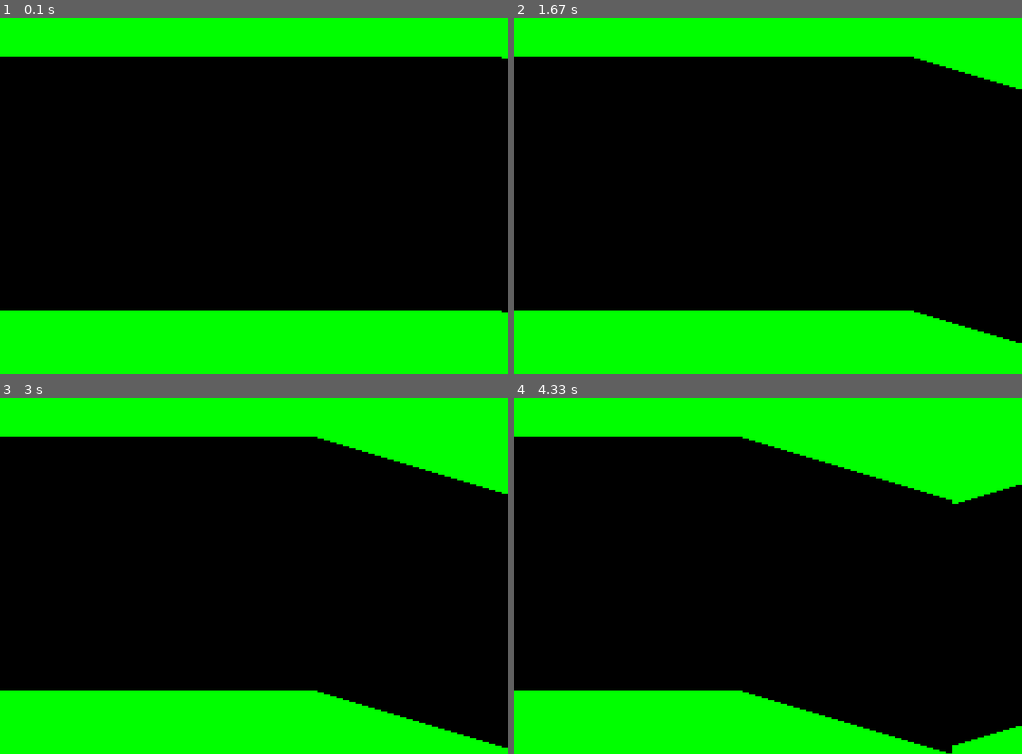
Above: before the commit, frames 1-4 (two rows, left to right).
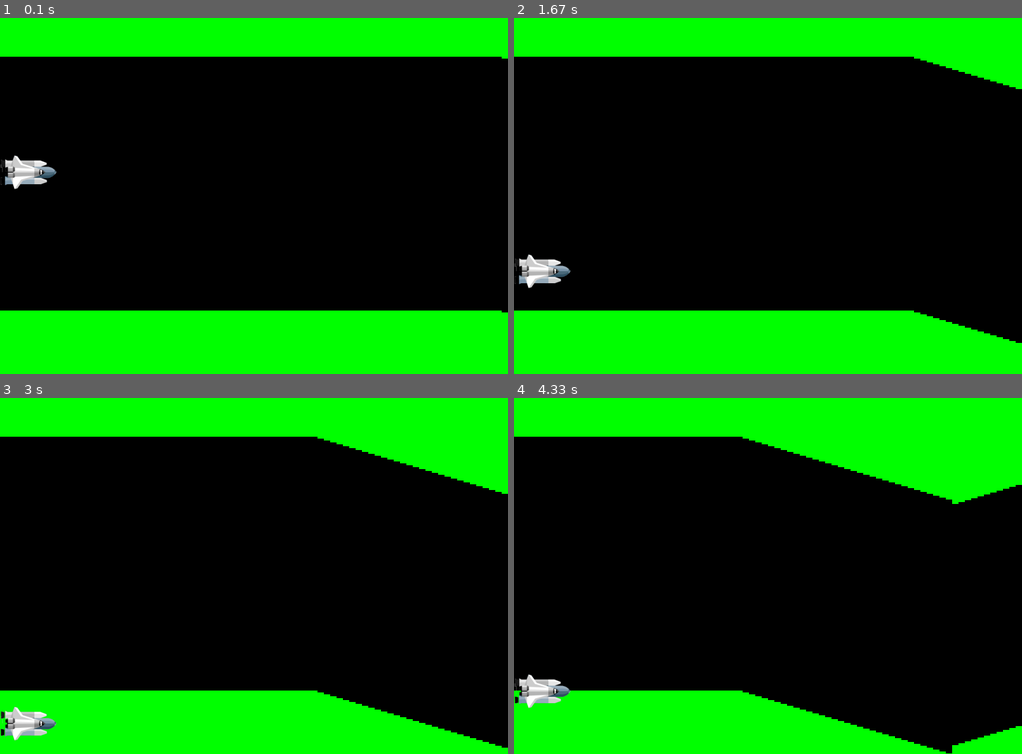
Above: after the commit, the same moments.

Repository: pipipik/py_game_01
Game: pygame game, started from game/cave.py
Two runs of this game, one before a commit and one after it. Both use one fixed random seed, a clock stepped at 60 frames per second and the inputs below.
Inputs:
- Up to frame 1 (0.1 s): no input
- Up to frame 2 (1.67 s): tap Space at 0.33, 0.73, 1.23, 1.57 s
- Up to frame 3 (3 s): tap Space at 2.07, 2.37, 2.63, 2.97 s
- Up to frame 4 (4.33 s): tap Space at 3.4, 3.8, 4.1 s

The runs differ from the first frame. In frame 1, 0.6% of the frame differs, in the area x 0-12%, y 38-49%; in frame 2, 0.6%; in frame 3, 0.7%, in the area x 0-12%, y 86-97%; in frame 4, 0.6%.

Commit message:
draw_ship

Diff:
--- a/game/cave.py
+++ b/game/cave.py
@@ -2,9 +2,10 @@
 import sys
 from random import randint
 import pygame
-from pygame.locals import QUIT, Rect
+from pygame.locals import QUIT, Rect, KEYDOWN, K_SPACE
 
 pygame.init() # pygameモジュールを初期化
+pygame.key.set_repeat(5, 5) # キーを押し続けた時に連続してKEYDOWNイベントを生成する
 SURFACE = pygame.display.set_mode((800, 600)) #サイズを指定してウィンドウを作成
 FPSCLOCK = pygame.time.Clock() # クロックオブジェクトを作成
 
@@ -13,15 +14,28 @@
   walls = 80 # 矩形の数
   holes = [] # 矩形を格納する配列を初期化
   slope = randint(1, 6) # 傾きを指定(randint: 0～6の範囲の整数値をランダムに取得)
+  ship_y = 250 # 自機のY座標
+  velocity = 0 # 自機が上下に移動する際の速度
+  ship_image = pygame.image.load("ship.png") # 自機_image
+  bang_image = pygame.image.load("bang.png") # gameover_image
   for xpos in range(walls): # x座標を10ずつずらしながら80個の矩形を作成
     holes.append(Rect(xpos * 10, 100, 10, 400)) # (x, y, width, height)
 
   while True:
+    is_space_down = False # ループを開始する都度、Falseで初期化
     for event in pygame.event.get(): # イベントキューからイベントを取得
       # 終了イベントを検出した時にプログラムを終了する
       if event.type == QUIT: # イベントがQUITの時
         pygame.quit() # pygameの初期化を解除
         sys.exit() # プログラム終了
+      elif event.type == KEYDOWN: # キー押下
+        if event.key == K_SPACE: # SPACEキー押下
+          is_space_down = True # flag_on
+
+    # 自機を移動
+    # SPACEキー押下状態に応じて速度を-3(上昇)、+3(落下)変化させる
+    velocity += -3 if is_space_down else 3
+    ship_y += velocity
 
     # 洞窟をスクロール
     edge = holes[-1].copy() # 右端の矩形ををコピーしてedgeに格納
@@ -38,6 +52,7 @@
     SURFACE.fill((0, 255, 0)) # ウィンドウを緑色(R,G,B)に塗りつぶす
     for hole in holes: # 画面オブジェクトに黒色の矩形リストholesを描画
       pygame.draw.rect(SURFACE, (0, 0, 0), hole)
+    SURFACE.blit(ship_image, (0, ship_y)) # 自機を描画
 
     pygame.display.update() # プログラム中に描画した内容を画面に反映
     FPSCLOCK.tick(10) # 1秒間に10回ループが実行
